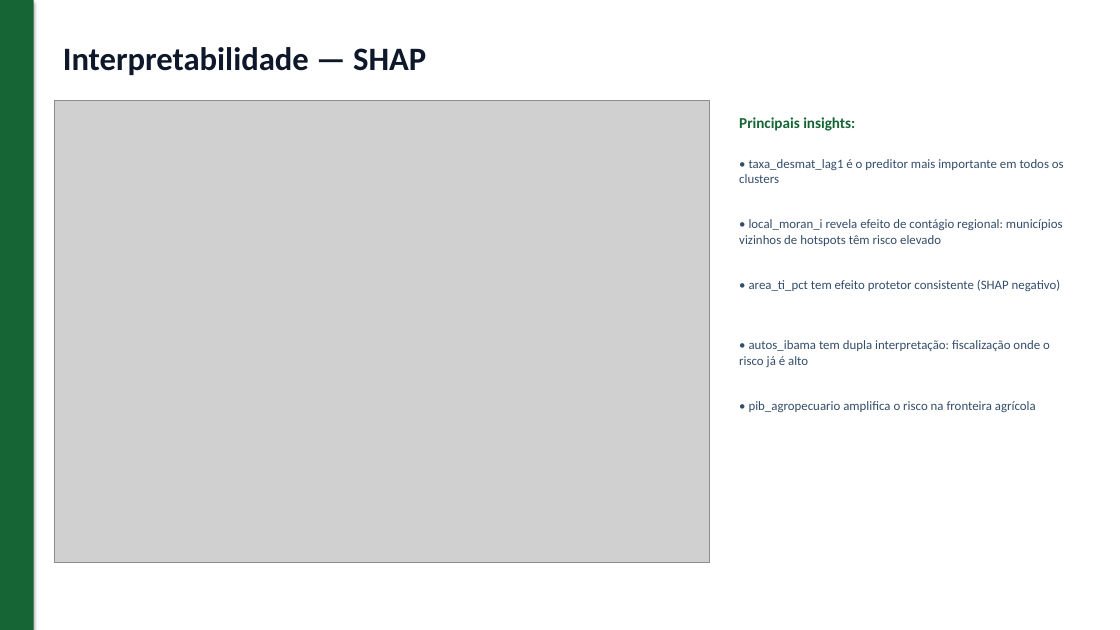
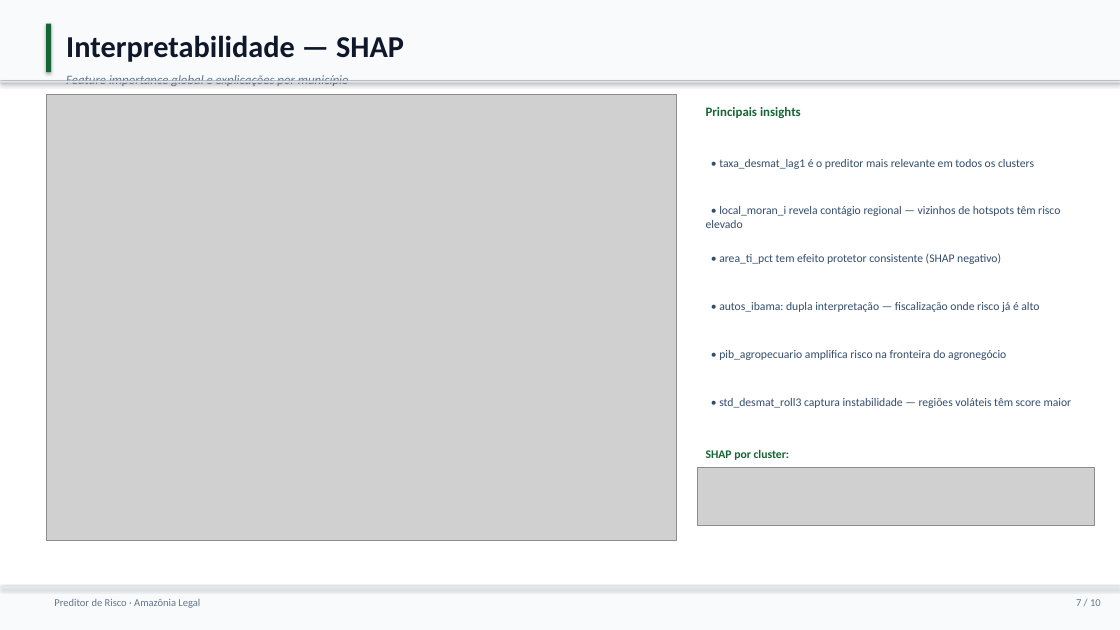
Before and after one commit to CaioEstrella/desmatamento-amazonia, a slide deck: slide 7 of reports/slide_deck_executivo.pptx. Drawn at 1120x630 pixels with LibreOffice and Linux fonts; fonts in the diff are those of the drawing; grey boxes stand for pictures. Boxes give left, top, right and bottom in pixels: in the first picture for what was removed or moved away, otherwise in the second. Text is boxed around its words. In the diff, an @@ line names an element or a change of style, - is before the commit and + after.

```diff
--- a/reports/slide_deck_executivo.pptx
+++ b/reports/slide_deck_executivo.pptx
@@ rectangle resized from (x1=0, y1=0, x2=34, y2=630) to (x1=0, y1=0, x2=1120, y2=630) @@
@@ rectangle at (x1=0, y1=0, x2=1120, y2=630): fill #166534 to #FFFFFF @@
@@ rectangle added at (x1=0, y1=0, x2=1120, y2=80), fill #F8FAFC @@
@@ rectangle added at (x1=46, y1=24, x2=51, y2=72), fill #166534 @@
@@ text "Interpretabilidade — SHAP" moved from (x1=63, y1=47, x2=426, y2=75) to (x1=66, y1=35, x2=404, y2=62) @@
@@ text "Interpretabilidade — SHAP" at (x1=66, y1=35, x2=404, y2=62): size 28 to 26 pt @@
@@ rectangle added at (x1=0, y1=81, x2=1120, y2=83), fill #E2E8F0 @@
@@ text added at (x1=66, y1=75, x2=349, y2=86), 11 pt, text #64748B, italic @@
+Feature importance global e explicações por município
@@ picture resized from (x1=55, y1=101, x2=710, y2=563) to (x1=46, y1=95, x2=676, y2=540) @@
@@ text at (x1=706, y1=107, x2=801, y2=118): text changed; size 13 to 11 pt @@
-Principais insights:
+Principais insights
@@ text at (x1=719, y1=159, x2=1034, y2=169): text changed; size 11 to 10 pt @@
-• taxa_desmat_lag1 é o preditor mais importante em todos os clusters
+• taxa_desmat_lag1 é o preditor mais relevante em todos os clusters
@@ text at (x1=706, y1=206, x2=1060, y2=228): text changed; size 11 to 10 pt @@
-• local_moran_i revela efeito de contágio regional: municípios vizinhos de hotspots têm risco elevado
+• local_moran_i revela contágio regional — vizinhos de hotspots têm risco elevado
@@ text "• area_ti_pct tem efeito protetor ..." moved from (x1=749, y1=280, x2=1061, y2=291) to (x1=719, y1=253, x2=1001, y2=264) @@
@@ text "• area_ti_pct tem efeito protetor ..." at (x1=719, y1=253, x2=1001, y2=264): size 11 to 10 pt @@
@@ text at (x1=719, y1=302, x2=1039, y2=312): text changed; size 11 to 10 pt @@
-• autos_ibama tem dupla interpretação: fiscalização onde o risco já é alto
+• autos_ibama: dupla interpretação — fiscalização onde risco já é alto
@@ text at (x1=719, y1=350, x2=1006, y2=360): text changed; size 11 to 10 pt @@
-• pib_agropecuario amplifica o risco na fronteira agrícola
+• pib_agropecuario amplifica risco na fronteira do agronegócio
@@ text added at (x1=719, y1=398, x2=1072, y2=408), 10 pt, text #334D6B @@
+• std_desmat_roll3 captura instabilidade — regiões voláteis têm score maior
@@ text added at (x1=706, y1=449, x2=790, y2=460), 10 pt, text #166534, bold @@
+SHAP por cluster:
@@ picture added at (x1=697, y1=468, x2=1095, y2=525) @@
@@ rectangle added at (x1=0, y1=586, x2=1120, y2=630), fill #F8FAFC @@
@@ rectangle added at (x1=0, y1=586, x2=1120, y2=588), fill #E2E8F0 @@
@@ text added at (x1=54, y1=599, x2=200, y2=608), 9 pt, text #64748B @@
+Preditor de Risco · Amazônia Legal
@@ text added at (x1=1076, y1=599, x2=1101, y2=606), 9 pt, text #64748B @@
+7 / 10
```
Also in this commit, not shown: 7 other slides changed, 2 slides added, 2 slides removed, 1 other file.
